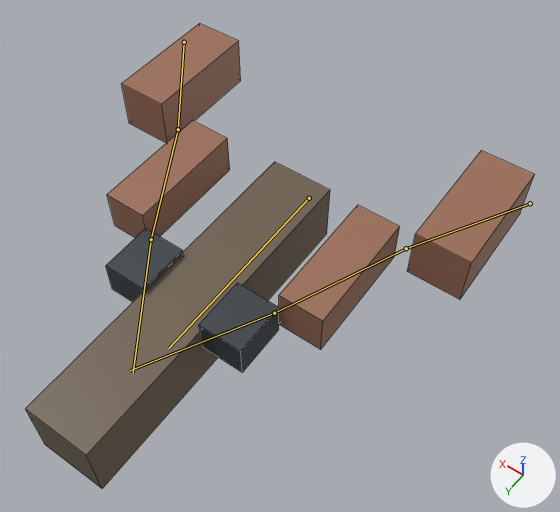
One commit to the FBX model stw-o3de/Project/Assets/IndustrialYard/STW_INDUSTRIAL_YARD_01/FirstPerson/profiles/STW_RIFLE_03/STW_RIFLE_03_reload.fbx: the scene before it, then after it.
Both versions are drawn from a 50 mm camera at (-0.662, 1.044, 1.808) aimed at (-0.078, 0.227, 0.524). The lights are fixed; the arrows at lower right show +X, +Y and +Z. The picture after the commit comes second. The bones that change, and the others that lie on the model, are drawn over the model as lines. Mesh edges are drawn as thin lines.

Objects in the first picture: 'STW_RIFLE_03_Body', 'STW_RIFLE_03_Fore_L', 'STW_RIFLE_03_Fore_R', 'STW_RIFLE_03_Hand_L', 'STW_RIFLE_03_Hand_R', 'STW_RIFLE_03_Upper_L', 'STW_RIFLE_03_Upper_R'.
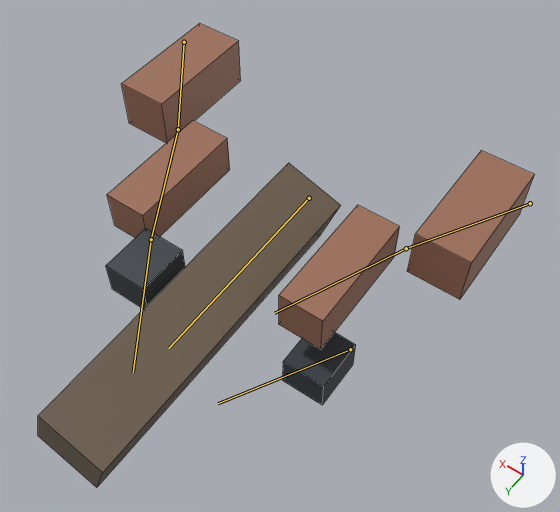
The newer file adds an action. The first version stands in its rest pose; the second is drawn at frame 36 of the action 'reload'.

Pixel boxes (x1, y1, x2, y2) of what changed, in the pictures (560 x 512 px):
```json
{"object": "STW_RIFLE_03_Body", "change": "posed", "before": [25, 162, 330, 489], "after": [38, 163, 341, 487]}
{"object": "STW_RIFLE_03_Hand_L", "change": "posed", "before": [199, 283, 279, 373], "after": [283, 332, 356, 405]}
{"bone": "hand_L", "before": "(274, 313) to (130, 370)", "after": "(350, 349) to (218, 403)"}
```

The change, as JSON lines over the scene's bpy script:
```json
{"block": "bone_weapon", "where": "bone_weapon = bpy.data.objects['STW_RIFLE_03_Rig'].pose.bones['weapon']  # child of 'root'"}
{"op": "set", "path": "bone_weapon.rotation_quaternion", "old": "(1.0, 0.0, 0.0, 0.0)", "new": "(0.986, 0.0, -0.169, 0.0)", "note": "degrees (0, 0, 0) -> degrees (0, -19, 0)"}
{"block": "bone_hand_l", "where": "bone_hand_l = bpy.data.objects['STW_RIFLE_03_Rig'].pose.bones['hand_L']  # child of 'forearm_L'"}
{"op": "set", "path": "bone_hand_l.location", "old": "(0.0, 0.0, 0.0)", "new": "(-0.06, -0.13, -0.16)"}
```
